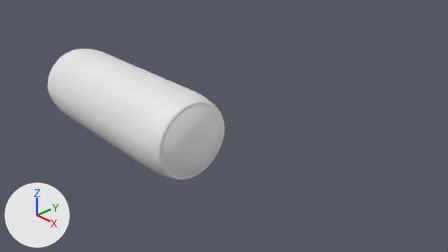
Two versions of the Blender file File di blender/Youssef/cuscino_lungo.blend, one commit apart.
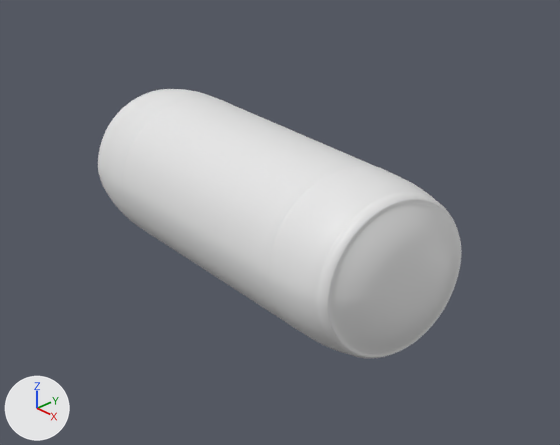
There are two pictures of each version: one from the file's camera 'Camera', one close up on the part from 0% to 61% of the width and 2% to 88% of the height. Arrows for +X, +Y and +Z are at lower left; the lights stay in place.
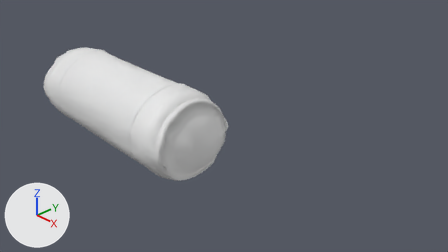
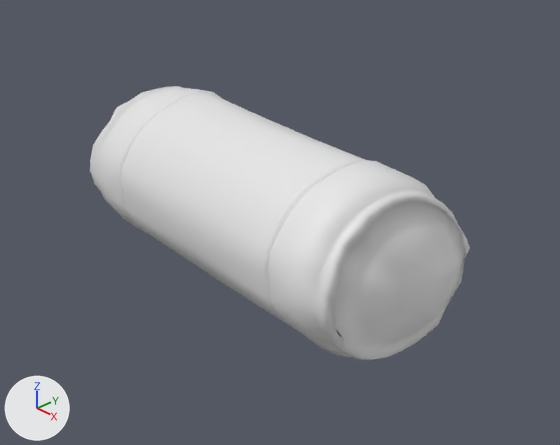
Changed parts and their boxes [x1, y1, x2, y2] in the close-ups (560 x 445 px):
'Cylinder.001', reshaped, modifiers changed: before [98, 89, 462, 358]; after [90, 86, 470, 360]

What the commit changed:
me_cylinder_002 is used by ob_cylinder_001; location (-1.93, -0.79, 0.54); rotation (0.0, 1.57, 0.0), in degrees (0, 90, 0).
me_cylinder_002 had 501 vertices, 461 faces and spanned x -0.94..1.0, y -1.0..1.0, z 0.0..2.65.
me_cylinder_002 now has 501 vertices, 461 faces and spans x -0.98..1.03, y -1.05..1.04, z 0.0..2.73.
me_cylinder_002 part 1: 390 of 501 vertices moved; they spanned x -0.94..1.0, y -1.0..1.0, z 0.0..2.65 and now span x -0.98..1.03, y -1.05..1.04, z 0.0..2.73; mean shift (0.0, 0.0, 0.02); largest move (0.0, -0.87, 2.41) -> (0.0, -0.91, 2.53).
Object 'Cylinder.001' (ob_cylinder_001) loses its SUBSURF modifier named 'Subsurf'.
